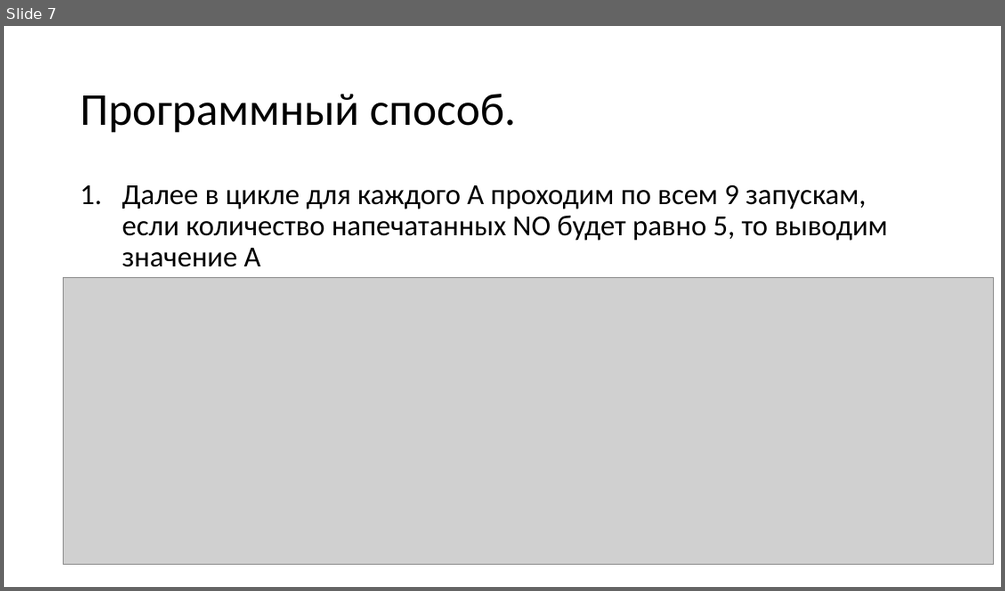
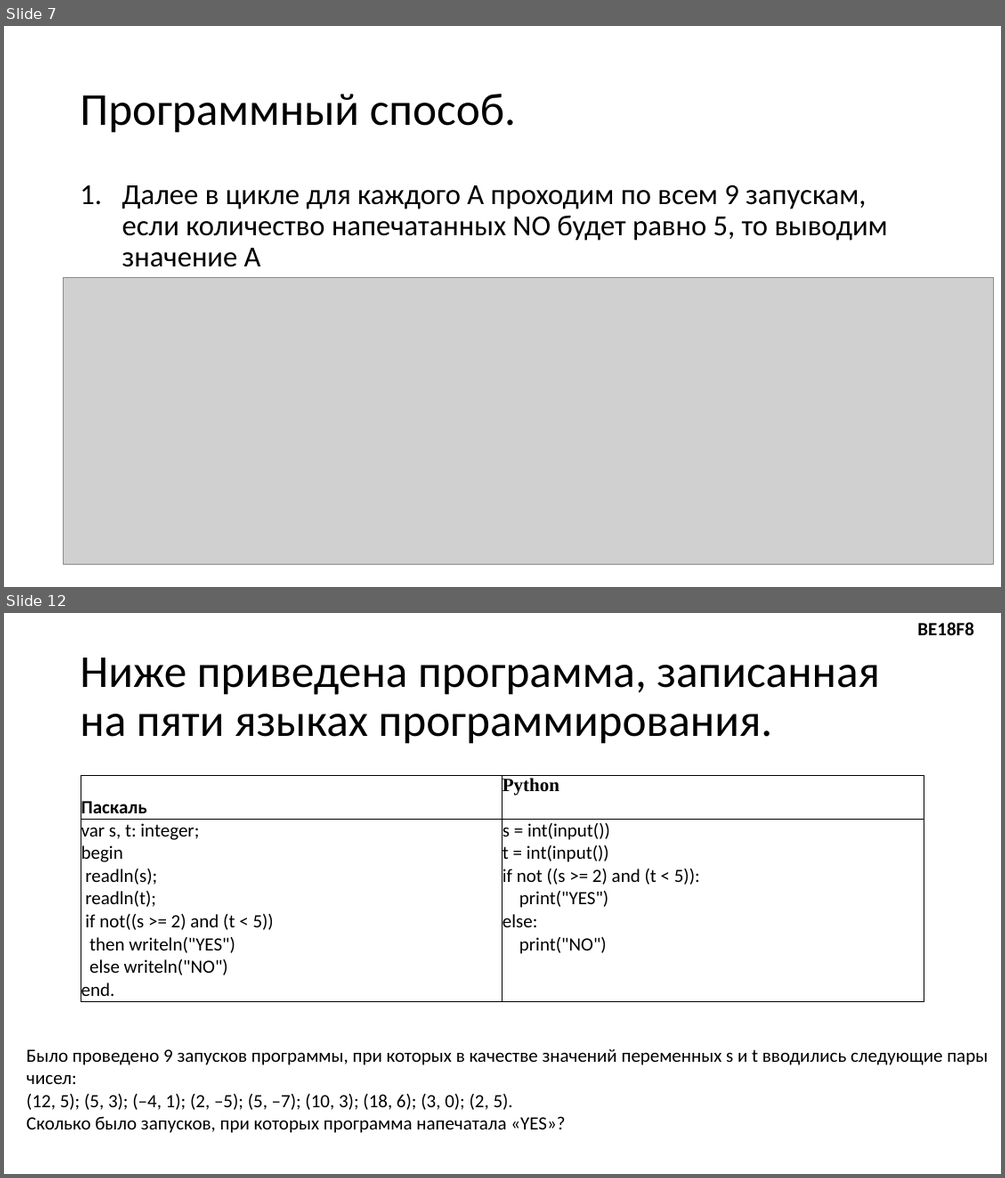
Before and after one commit to Grigoriy1988/OGE-2025-2026, a slide deck: 06/Ниже приведена программа, записанная на пяти языках.pptx. Shown one above the other, each under a label of ours: slide 7 before the commit, slides 7 and 12 after it; the slides between them are not shown. The pictures are 1005x591 and 1005x1178 pixels, drawn with LibreOffice and Linux fonts; fonts in the diff are those of the drawing; grey boxes stand for pictures. Boxes give left, top, right and bottom in pixels: in the first picture for what was removed or moved away, otherwise in the second. Text is boxed around its words. In the diff, an @@ line names an element or a change of style, - is before the commit and + after.

```diff
--- a/06/Ниже приведена программа, записанная на пяти языках.pptx
+++ b/06/Ниже приведена программа, записанная на пяти языках.pptx
@@ slide 12 added at box(4, 613, 1001, 1174), background #FFFFFF @@
@@ text added at box(917, 622, 973, 635), 18 pt, text #000000, bold @@
+BE18F8
@@ title added at box(80, 657, 880, 744), 44 pt, text #000000 @@
+Ниже приведена программа, записанная на пяти языках программирования.
@@ table added at box(81, 775, 923, 999), 2 rows, 2 columns @@
+Паскаль | Python
+var s, t: integer; / begin / readln(s); / readln(t); / if not((s >= 2) and (t < 5)) / then writeln("YES") / else writeln("NO") / end. | s = int(input()) / t = int(input()) / if not ((s >= 2) and (t < 5)): / print("YES") / else: / print("NO")
@@ text added at box(26, 1049, 987, 1133), 18 pt, text #000000 @@
+Было проведено 9 запусков программы, при которых в качестве значений переменных s и t вводились следующие пары чисел:
+(12, 5); (5, 3); (–4, 1); (2, –5); (5, –7); (10, 3); (18, 6); (3, 0); (2, 5).
+Сколько было запусков, при которых программа напечатала «YES»?
```
Also in this commit, not shown: 1 slide changed, 7 other slides added, 4 other files.
